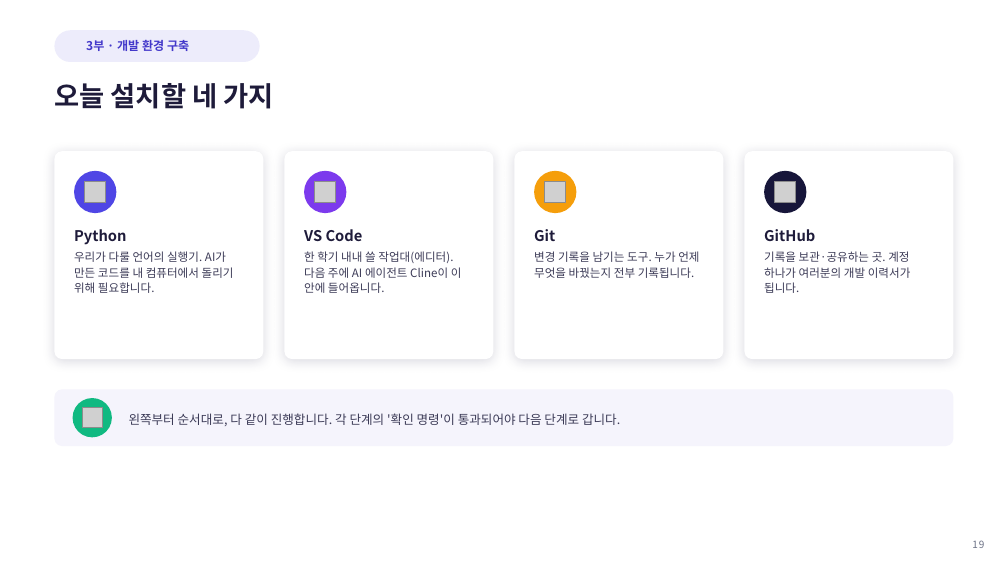
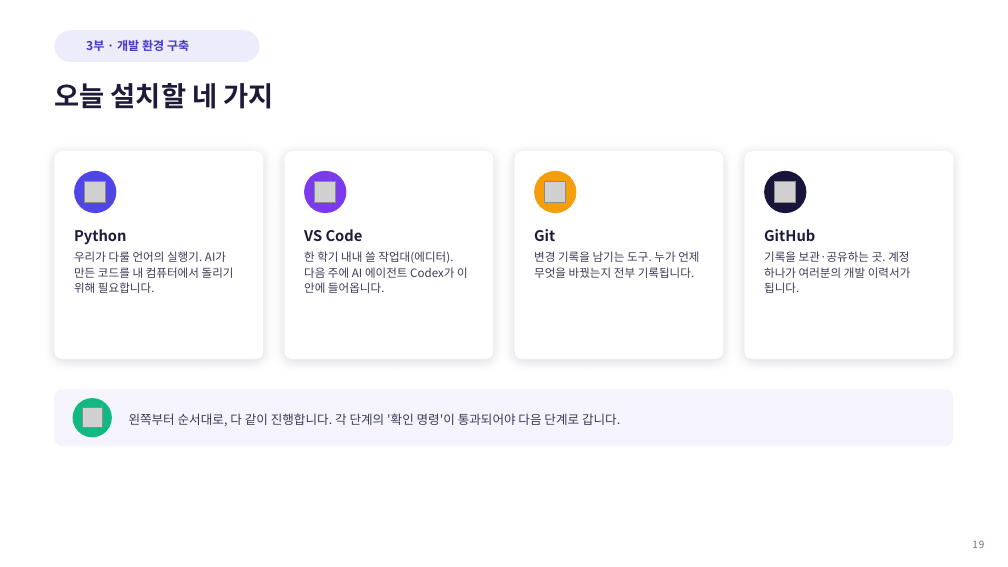
Before and after one commit to Sangdon-Park/Sangdon-Park.github.io, a slide deck: slide 19 of data/생성형 AI 소프트웨어공학/생성형AI소프트웨어공학_1강.pptx. Drawn at 1008x567 pixels with LibreOffice and Linux fonts; fonts in the diff are those of the drawing; grey boxes stand for pictures; background and template pictures are left out. Boxes give left, top, right and bottom in pixels: in the first picture for what was removed or moved away, otherwise in the second. Text is boxed around its words. In the diff, an @@ line names an element or a change of style, - is before the commit and + after.

```diff
--- a/data/생성형 AI 소프트웨어공학/생성형AI소프트웨어공학_1강.pptx
+++ b/data/생성형 AI 소프트웨어공학/생성형AI소프트웨어공학_1강.pptx
@@ text at box(304, 251, 468, 293): text changed @@
-한 학기 내내 쓸 작업대(에디터). 다음 주에 AI 에이전트 Cline이 이 안에 들어옵니다.
+한 학기 내내 쓸 작업대(에디터). 다음 주에 AI 에이전트 Codex가 이 안에 들어옵니다.
```
Also in this commit, not shown: 3 other slides changed, 35 other files.
